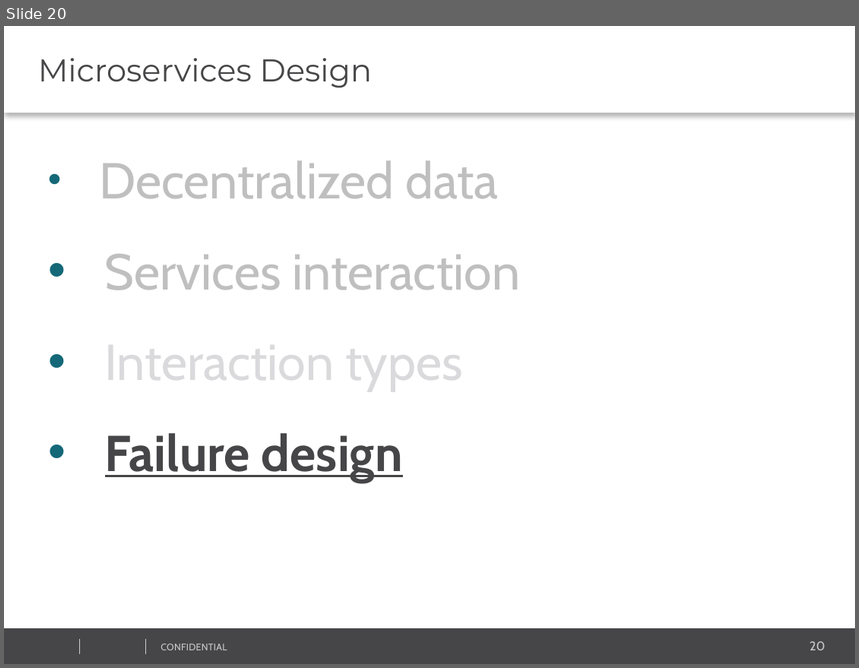
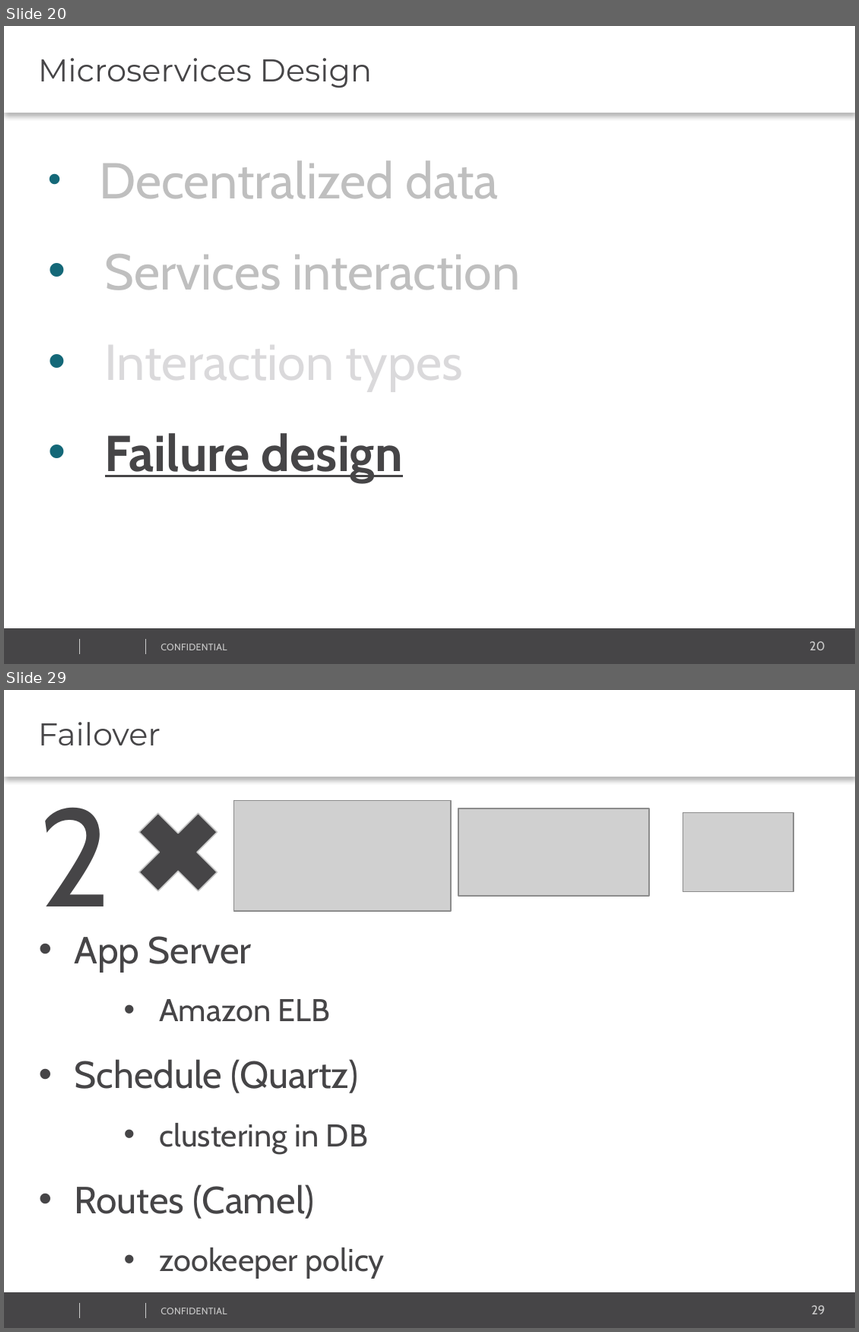
Before and after one commit to vitali-kviatkouski/personal, a slide deck: MicroservicesITWeek2017.pptx. Shown one above the other, each under a label of ours: slide 20 before the commit, slides 20 and 29 after it; the slides between them are not shown. The pictures are 859x668 and 859x1332 pixels, drawn with LibreOffice and Linux fonts; fonts in the diff are those of the drawing; grey boxes stand for pictures; background and template pictures are left out. Boxes give left, top, right and bottom in pixels: in the first picture for what was removed or moved away, otherwise in the second. Text is boxed around its words. In the diff, an @@ line names an element or a change of style, - is before the commit and + after.

```diff
--- a/MicroservicesITWeek2017.pptx
+++ b/MicroservicesITWeek2017.pptx
@@ slide 29 added at bbox=[4, 690, 855, 1328], background #FFFFFF; not listed: 5 template elements that a slide beside it also shows @@
@@ text added at bbox=[4, 690, 855, 777], fill #FFFFFF, 20 pt, text #464547 @@
+Failover
@@ cross added at bbox=[121, 796, 234, 909], fill #464547, outline #C8C8C8 0.75 pt @@
@@ picture added at bbox=[234, 801, 451, 911] @@
@@ text added at bbox=[39, 807, 112, 907], 88 pt, text #464547 @@
+2
@@ picture added at bbox=[459, 808, 650, 895] @@
@@ picture added at bbox=[683, 812, 794, 892] @@
@@ text added at bbox=[74, 936, 385, 1278], 24 pt, text #464547 @@
+• App Server
+    • Amazon ELB
+• Schedule (Quartz)
+    • clustering in DB
+• Routes (Camel)
+    • zookeeper policy
```
Also in this commit, not shown: 9 slides changed, 3 other slides added, 1 slide removed.
